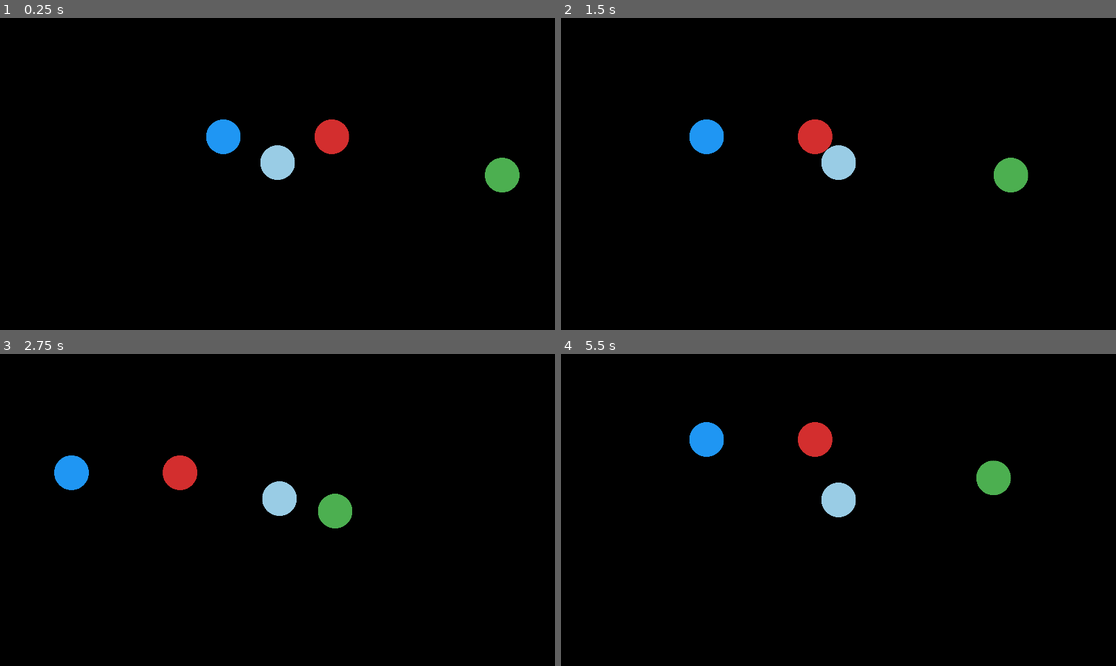
Above: before the commit, frames 1-4 (two rows, left to right).
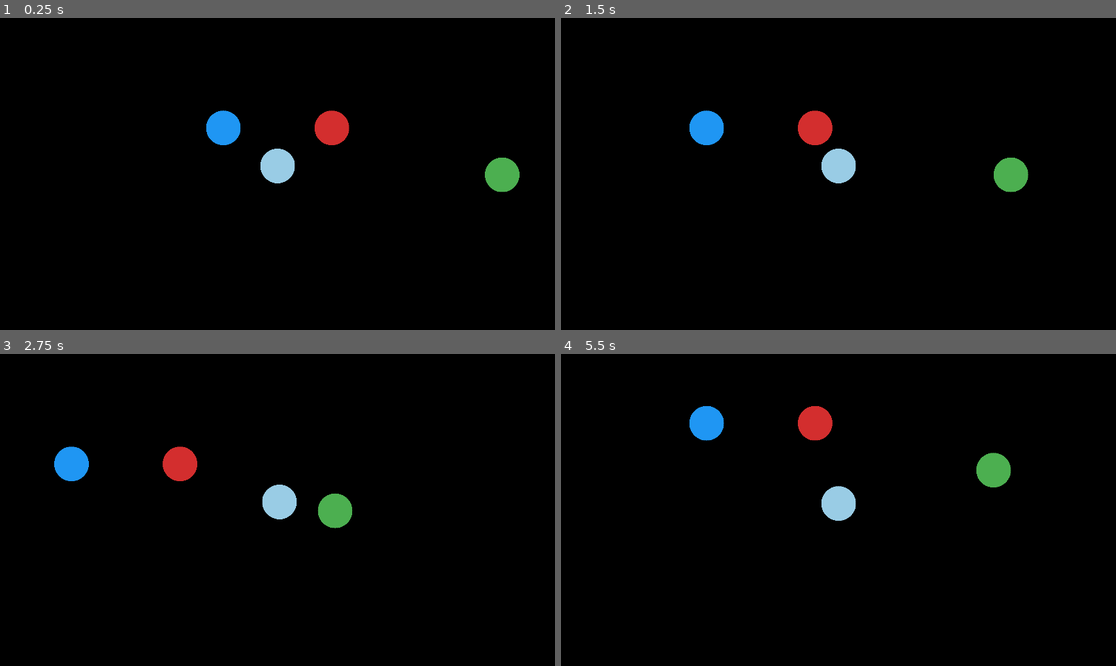
Above: after the commit, the same moments.

Repository: unfrgivn/wilds-of-cloverhollow
Game: Godot game, scene res://game/bootstrap/Main.tscn
Same seed, same stepped clock (60 frames per second), same inputs: the game is played once before the commit and once after it.
Inputs (mouse positions are in pixels of both pictures, inside the frame that each line leads up to):
- Up to frame 1 (0.25 s): no input
- Up to frame 2 (1.5 s): tap Enter at 0.5 s; move the mouse to (960, 158) at 0.52 s; hold D (move_right) 0.53-1.25 s; hold E (interact) 0.53-1.25 s; click (960, 158) at 0.67 s; drag from (727, 189) to (810, 236) at 1.27 s
- Up to frame 3 (2.75 s): move the mouse to (333, 441) at 2.02 s; hold D (move_right) from 2.03 s (still down); hold E (interact) from 2.03 s (still down)
- Up to frame 4 (5.5 s): release D (move_right) at 2.75 s; release E (interact) at 2.75 s; drag from (810, 572) to (672, 463) at 2.77 s; move the mouse to (1005, 556) at 3.52 s; hold A (move_left) 3.53-4.25 s; hold E (interact) 3.53-4.25 s; drag from (672, 463) to (755, 432) at 4.27 s; move the mouse to (866, 510) at 5.02 s; hold S (move_down) from 5.03 s (still down); hold E (interact) from 5.03 s (still down); click (866, 510) at 5.17 s

The runs differ from the first frame. In frame 1, 0.9% of the frame differs, in the area x 37-94%, y 29-56%; in frame 2, 0.9%; in frame 3, 0.9%; in frame 4, 1.7%, in the area x 23-82%, y 16-54%.

Commit message:
Tune follow camera offset

Diff:
--- a/game/scripts/exploration/follow_camera_rig.gd
+++ b/game/scripts/exploration/follow_camera_rig.gd
@@ -1,7 +1,7 @@
 extends Node3D
 
 @export var target_path: NodePath
-@export var follow_offset := Vector3(0.0, 8.0, 8.0)
+@export var follow_offset := Vector3(0.0, 9.8, 5.7)
 @export var camera_size := 11.5
 
 @onready var camera: Camera3D = $Camera3D
